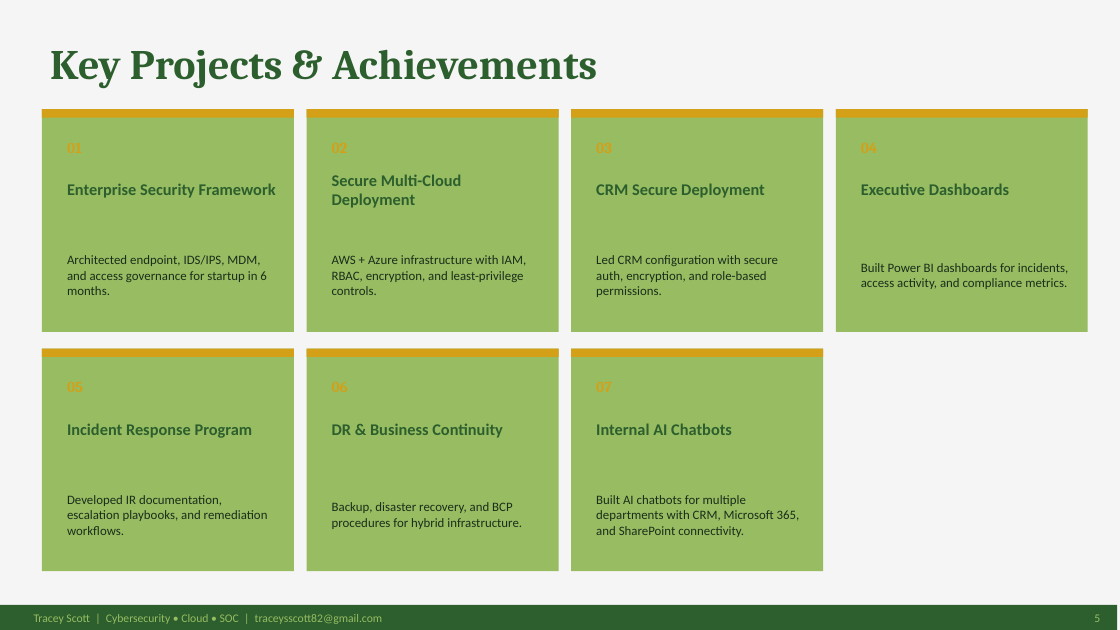
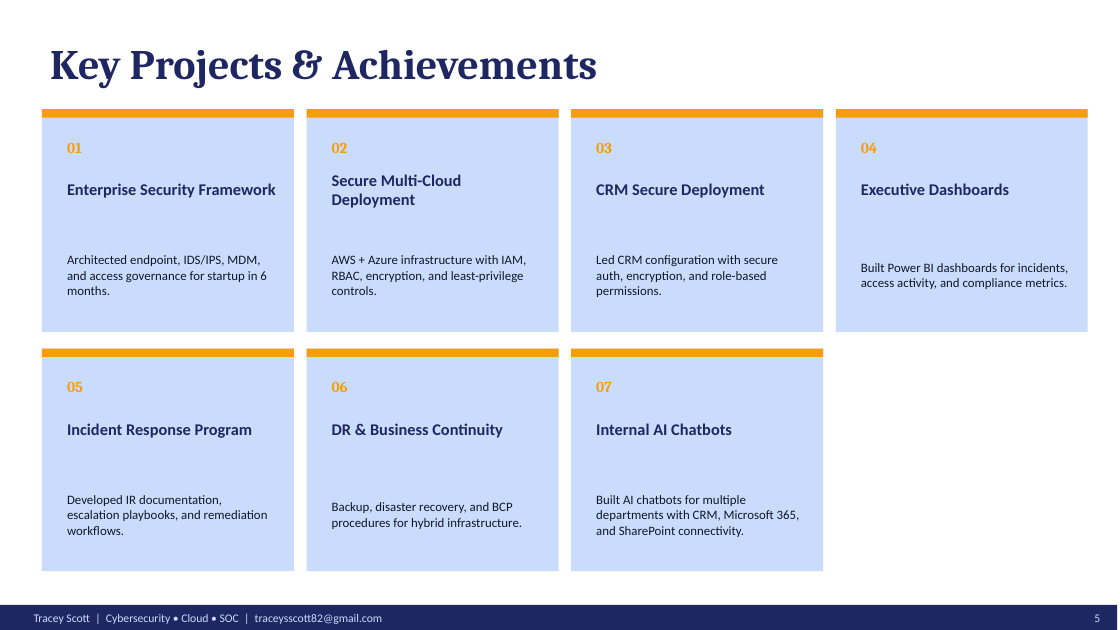
Before and after one commit to CyberTrace777/tracey-portfolio-deck, a slide deck: slide 5 of Tracey-Scott-Portfolio.pptx. Drawn at 1120x630 pixels with LibreOffice and Linux fonts; fonts in the diff are those of the drawing. Boxes give left, top, right and bottom in pixels: in the first picture for what was removed or moved away, otherwise in the second. Text is boxed around its words. In the diff, an @@ line names an element or a change of style, - is before the commit and + after.

Commit message:
Update deck colors to Midnight Executive palette

```diff
--- a/Tracey-Scott-Portfolio.pptx
+++ b/Tracey-Scott-Portfolio.pptx
@@ background #F5F5F5 to #FFFFFF @@
@@ text added at (67,142,82,153), 13 pt, text #F59E0B, bold @@
+01
@@ text added at (332,142,348,153), 13 pt, text #F59E0B, bold @@
+02
@@ text added at (596,142,612,153), 13 pt, text #F59E0B, bold @@
+03
@@ text added at (861,142,877,153), 13 pt, text #F59E0B, bold @@
+04
@@ fill #97BC62 to #CADCFC in 7 elements at (42,109,294,332), (307,109,559,332), (571,109,823,332), (836,109,1088,332), (42,349,294,571), (307,349,559,571), (571,349,823,571) @@
@@ fill #D4A017 to #F59E0B in 7 elements at (42,109,294,118), (307,109,559,118), (571,109,823,118), (836,109,1088,118), (42,349,294,357), (307,349,559,357), (571,349,823,357) @@
@@ text added at (67,381,83,392), 13 pt, text #F59E0B, bold @@
+05
@@ text added at (332,381,348,392), 13 pt, text #F59E0B, bold @@
+06
@@ text added at (596,381,612,392), 13 pt, text #F59E0B, bold @@
+07
@@ text colour #2C5F2D to #1E2761 in 8 elements at (50,49,597,89), (67,183,276,198), (332,174,462,208), (596,183,765,198), (861,183,1009,195), (67,423,253,438), (332,423,503,438), (596,423,732,435) @@
@@ text colour #1A2E1A to #0F172A in 7 elements at (67,255,266,295), (332,255,526,295), (596,255,778,297), (861,263,1068,289), (67,495,268,535), (332,502,522,529), (596,495,800,537) @@
@@ rectangle at (0,605,1117,630): fill #2C5F2D to #1E2761 @@
@@ text "Tracey Scott | Cybersecurity • ..." at (34,614,382,624): text colour #97BC62 to #CADCFC @@
@@ text "5" at (1094,614,1100,622): text colour #97BC62 to #CADCFC @@
```
Also in this commit, not shown: 7 other slides changed, 10 other files.
